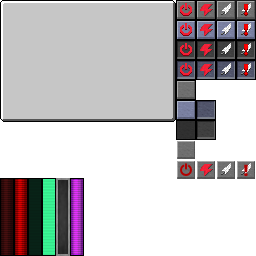
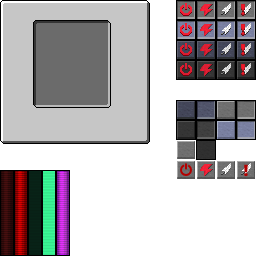
Before/after of a (256, 256) layered artwork. What changed in the layer stack:
added layer "exclamation point copy" above "exclamation point" over (241, 4, 245, 76)
renamed "Pasted Layer" to "exclamation point", painted on it over (241, 4, 248, 76)
renamed "Pasted Layer #1" to "button layers", painted on it over (180, 3, 251, 76)
renamed "night #1" to "Pasted Layer", moved it above "Pasted Layer #2", painted on it over (177, 0, 256, 39)
removed layer "night" over (244, 4, 248, 36)
added layer "Pasted Layer #2" above "jetpack_screen.png" over (33, 20, 111, 108)
painted on "jetpack_screen.png" over (0, 0, 256, 256)
